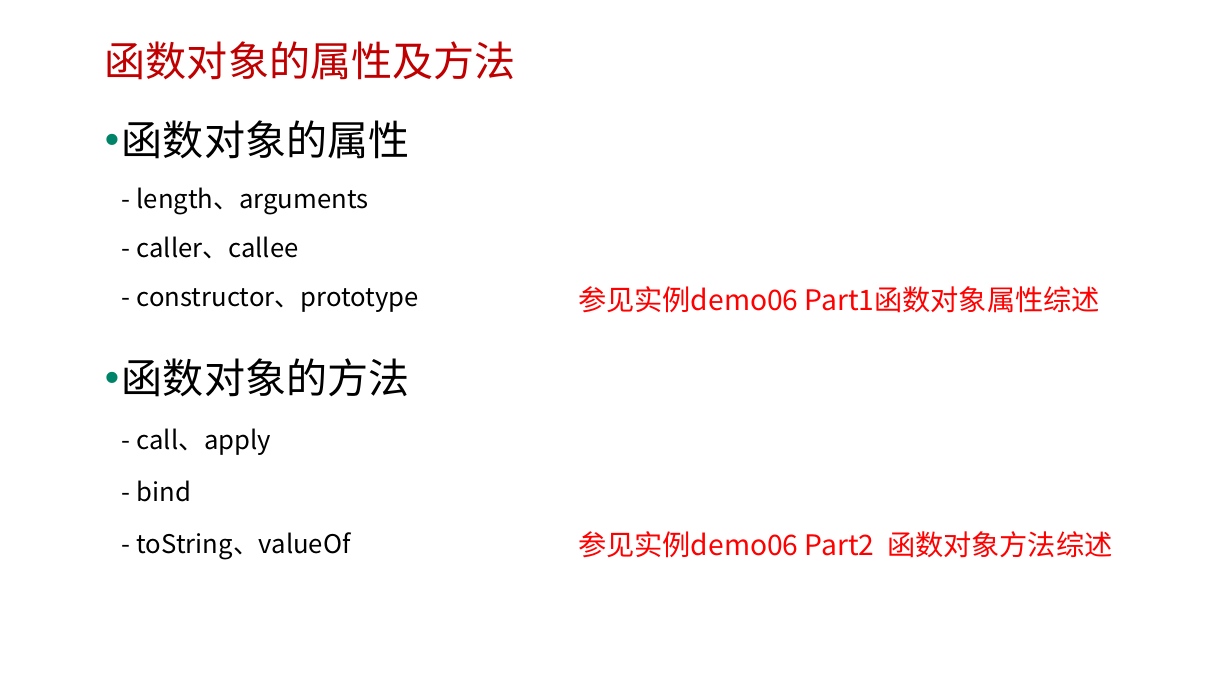
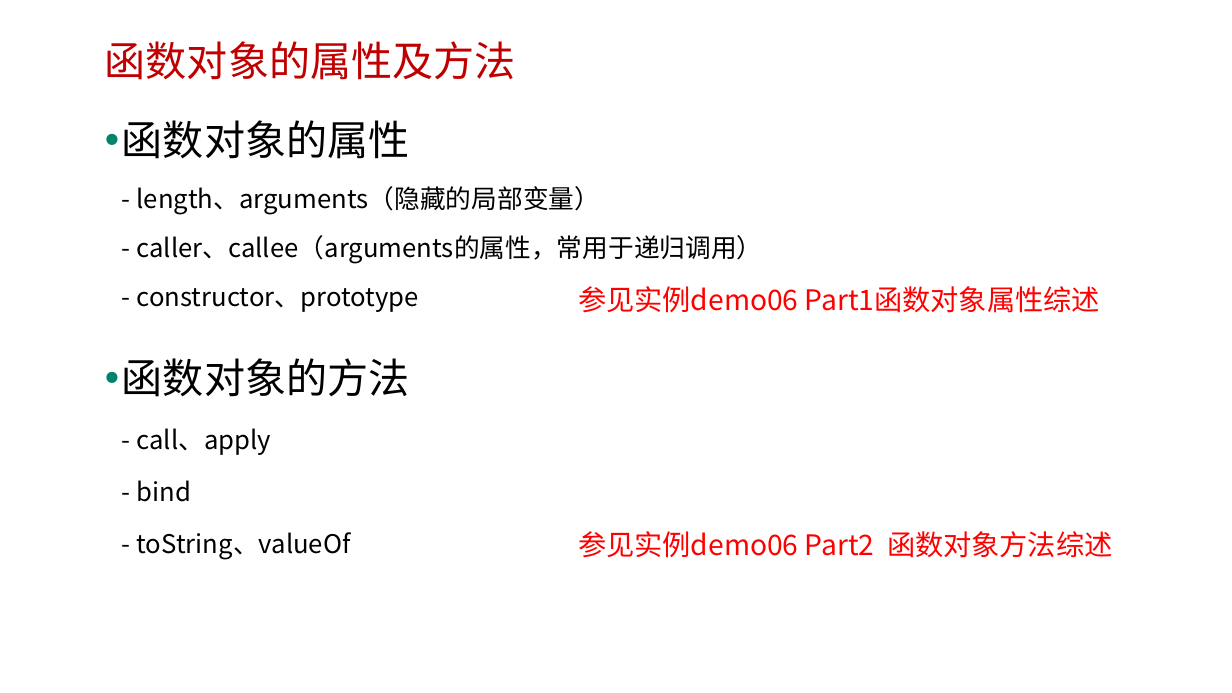
Before and after one commit to edu2act/course-javascript-advanced, a slide deck: slide 20 of 课程PPT/04.JavaScript函数进阶一.pptx. Drawn at 1232x693 pixels with LibreOffice and Linux fonts; fonts in the diff are those of the drawing; background and template pictures are left out. Boxes give left, top, right and bottom in pixels: in the first picture for what was removed or moved away, otherwise in the second. Text is boxed around its words. In the diff, an @@ line names an element or a change of style, - is before the commit and + after.

```diff
--- a/课程PPT/04.JavaScript函数进阶一.pptx
+++ b/课程PPT/04.JavaScript函数进阶一.pptx
@@ text at (x1=122, y1=120, x2=763, y2=312): text changed @@
-• 函数对象的属性
-  - length、arguments
-  - caller、callee
-  - constructor、prototype
+• 函数对象的属性
+  - length、arguments（隐藏的局部变量）
+  - caller、callee（arguments的属性，常用于递归调用）
+  - constructor、prototype
```
Also in this commit, not shown: 5 other files.
